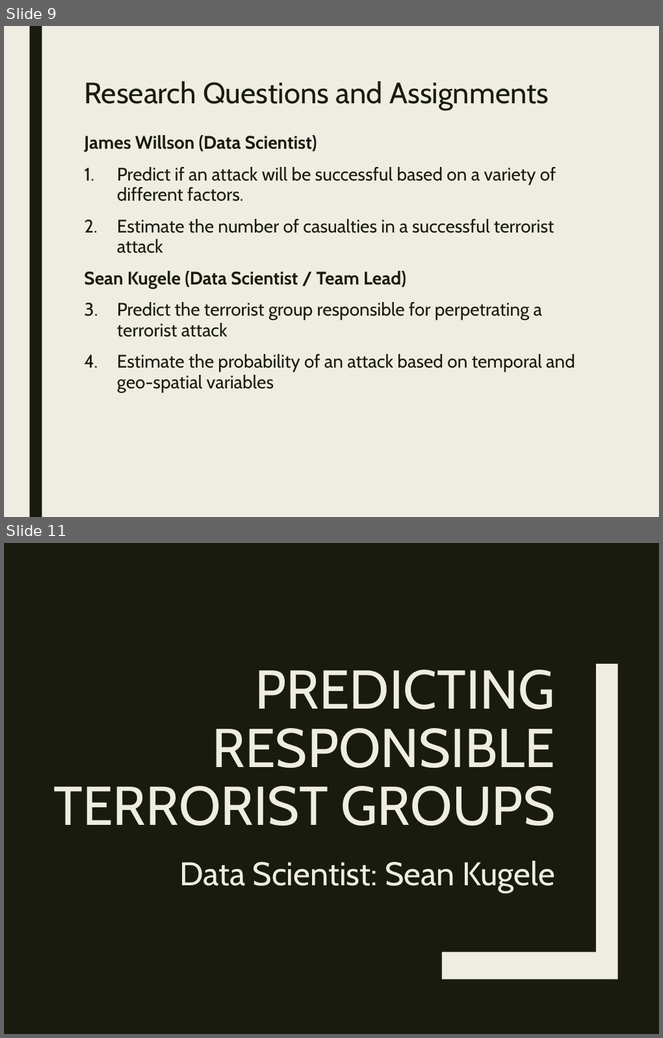
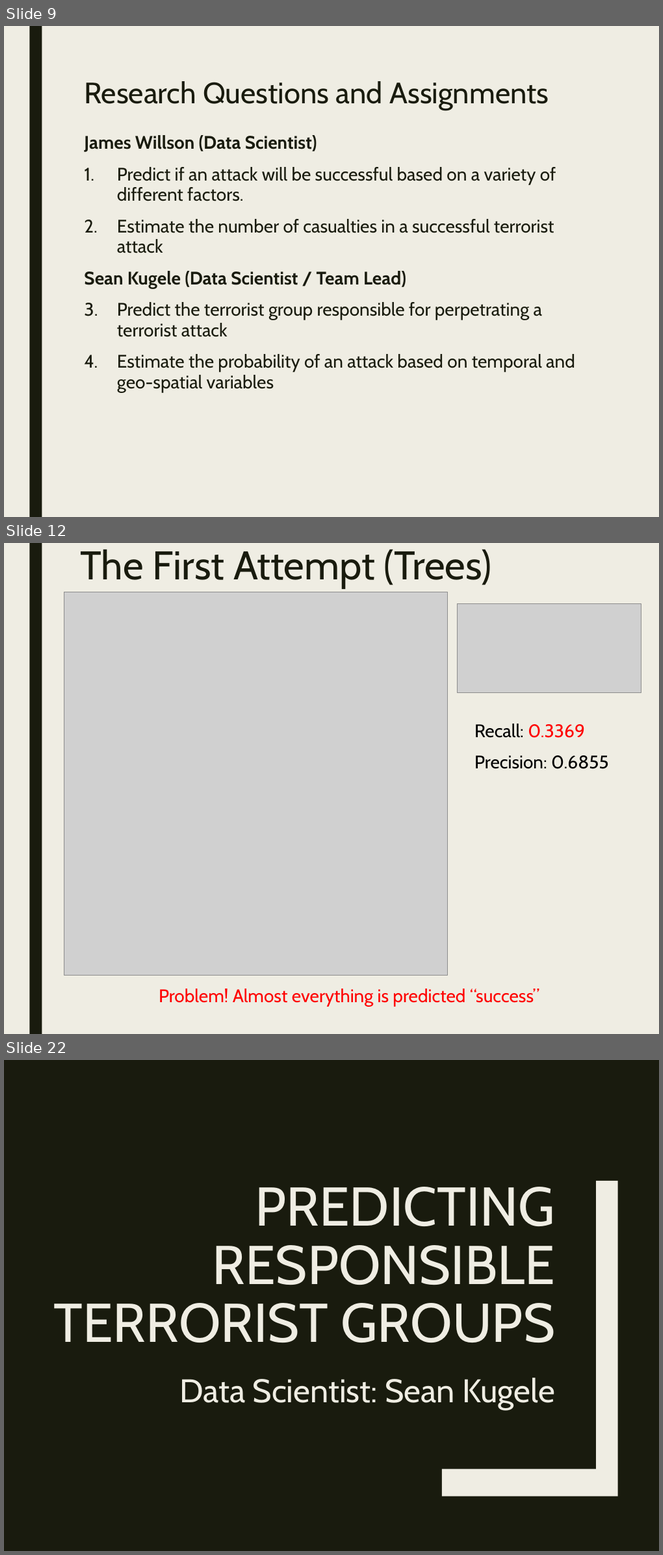
Before and after one commit to stats-learning-fall2019/final-project, a slide deck: presentation/gtdb-final-presentation.pptx. Shown one above the other, each under a label of ours: slides 9 and 11 before the commit, slides 9, 12 and 22 after it; the slides between them are not shown. The pictures are 663x1038 and 663x1555 pixels, drawn with LibreOffice and Linux fonts; fonts in the diff are those of the drawing; grey boxes stand for pictures. Boxes give left, top, right and bottom in pixels: in the first picture for what was removed or moved away, otherwise in the second. Text is boxed around its words. In the diff, an @@ line names an element or a change of style, - is before the commit and + after.

```diff
--- a/presentation/gtdb-final-presentation.pptx
+++ b/presentation/gtdb-final-presentation.pptx
@@ slide 12 added at box(4, 543, 659, 1034), background #EFEDE3; not listed: 1 template element that a slide beside it also shows @@
@@ title added at box(80, 549, 492, 589), 44 pt, text #191B0E @@
+The First Attempt (Trees)
@@ picture added at box(64, 592, 447, 975) @@
@@ picture added at box(458, 604, 642, 693) @@
@@ text added at box(475, 724, 609, 769), 20 pt, text #000000 @@
+Recall: 0.3369
+Precision: 0.6855
@@ text added at box(159, 989, 540, 1007), 20 pt, text #FF0000 @@
+Problem! Almost everything is predicted “success”
@@ what was slide 11 is now slide 22 @@
```
Also in this commit, not shown: 11 other slides added, 1 slide removed, 16 other files.
